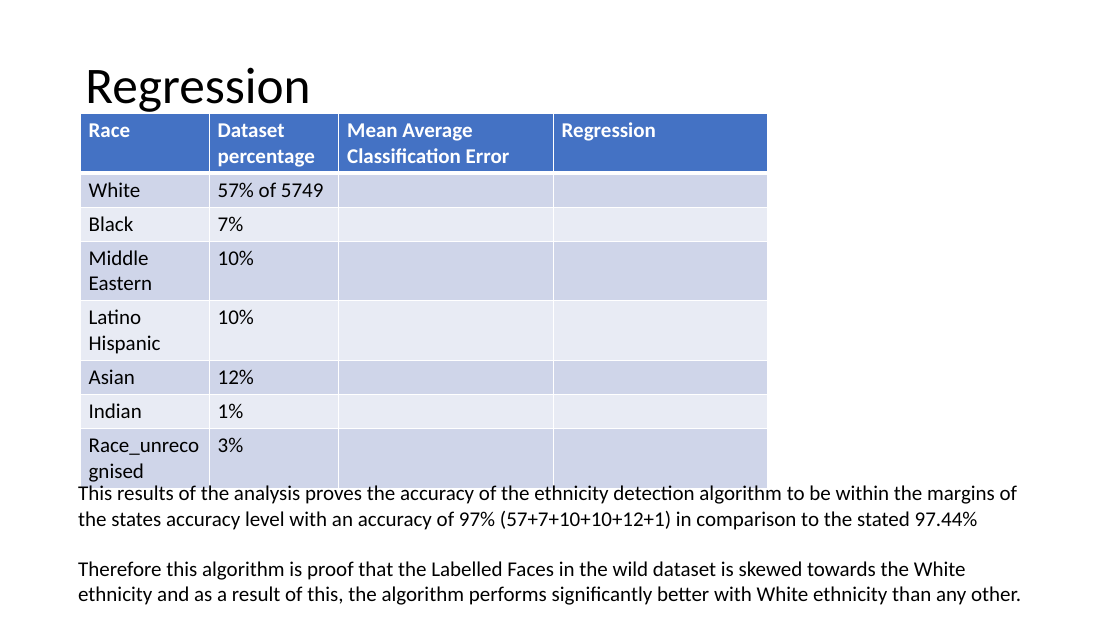
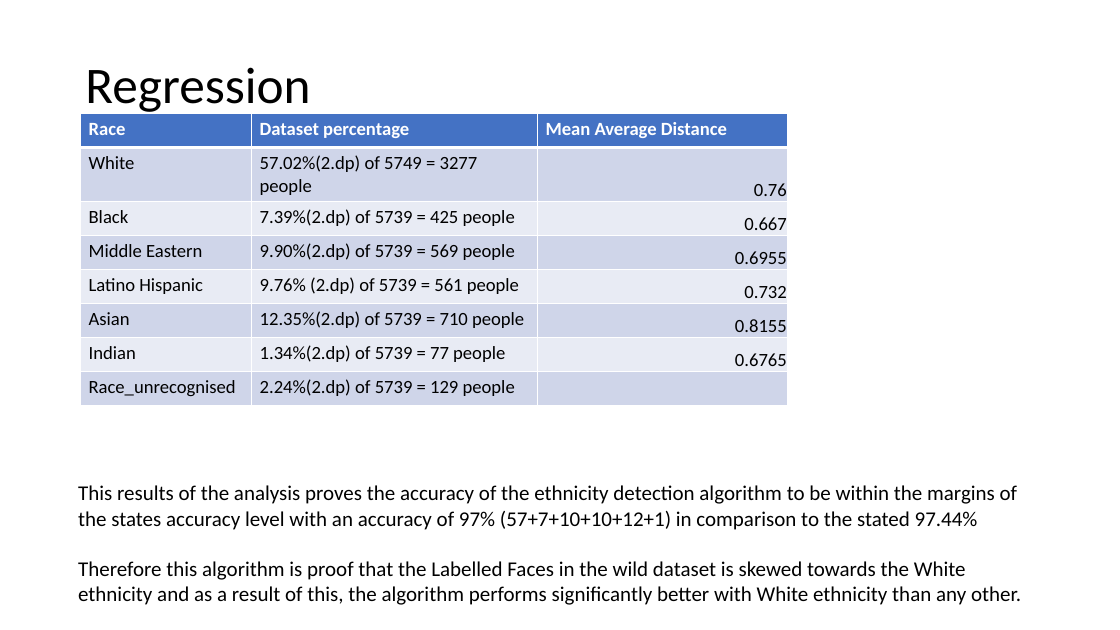
Before and after one commit to Progr4m4573R/MSc-Robotics-and-Autonomous-Systems, a slide deck: slide 6 of Research Methods/Lecture 1/Assignment 2/Research Methods Tasks.pptx. Drawn at 1120x630 pixels with LibreOffice and Linux fonts; fonts in the diff are those of the drawing. Boxes give left, top, right and bottom in pixels: in the first picture for what was removed or moved away, otherwise in the second. Text is boxed around its words. In the diff, an @@ line names an element or a change of style, - is before the commit and + after.

```diff
--- a/Research Methods/Lecture 1/Assignment 2/Research Methods Tasks.pptx
+++ b/Research Methods/Lecture 1/Assignment 2/Research Methods Tasks.pptx
@@ table at (81, 113, 788, 405) @@
-column 2: Dataset percentage | 57% of 5749 | 7% | 10% | 10% | 12% | 1% | 3%
-column 3: Mean Average Classification Error |  |  |  |  |  |  | 
-column 4: Regression |  |  |  |  |  |  | 
+column 2: Dataset percentage | 57.02%(2.dp) of 5749 = 3277 people | 7.39%(2.dp) of 5739 = 425 people | 9.90%(2.dp) of 5739 = 569 people | 9.76% (2.dp) of 5739 = 561 people | 12.35%(2.dp) of 5739 = 710 people | 1.34%(2.dp) of 5739 = 77 people | 2.24%(2.dp) of 5739 = 129 people
+column 3: Mean Average Distance | 0.76 | 0.667 | 0.6955 | 0.732 | 0.8155 | 0.6765 | 
@@ table: place and size @@
-table at (81, 113, 768, 485)
+table at (81, 113, 788, 405)
```
Also in this commit, not shown: 1 other slide changed, 3 other files.
